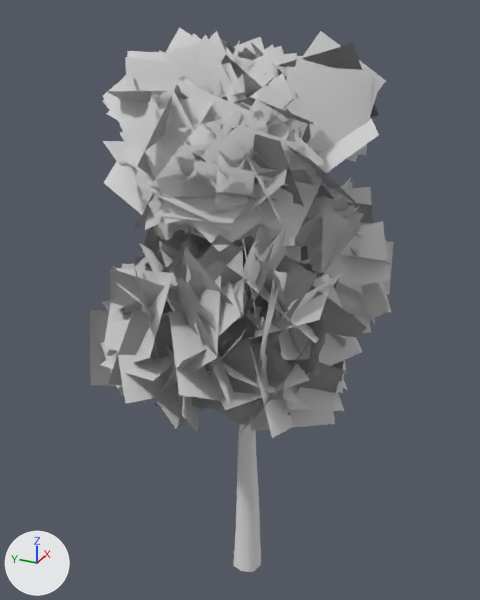
The glTF model public/glb/stylized_nature_pack/BirchTree_4.glb, before and after one commit.
Before and after are seen from a 50 mm camera at (-3.898, -1.685, 4.369) aimed at (0.1, 0.114, 2.37). Every picture has the same lights, and +X, +Y and +Z are marked at lower left. Where no turn or scale is listed for an object, it has been applied to the vertices.

The first picture shows 'BirchTree_4'.
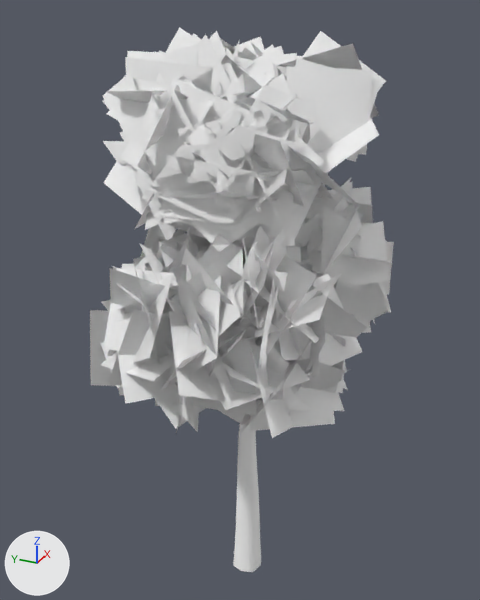
Where the newer file only moved an object's origin or applied its transform, the numbers keep the older frame.

Location of each change, [x1, y1, x2, y2] in pixels of the pictures (480 x 600 px):
'BirchTree_4', recoloured, surface changed
    both: [90, 27, 394, 572]

The change, as a list of edits to the scene's bpy script:
```text
Change mat_birchtree_leaves:
    mat_birchtree_leaves.base_color: (0.8, 0.8, 0.8) -> (1.0, 1.0, 1.0)  # white #e7e7e7 -> white #ffffff
    mat_birchtree_leaves.metallic: 0.4 -> 1.0
```
